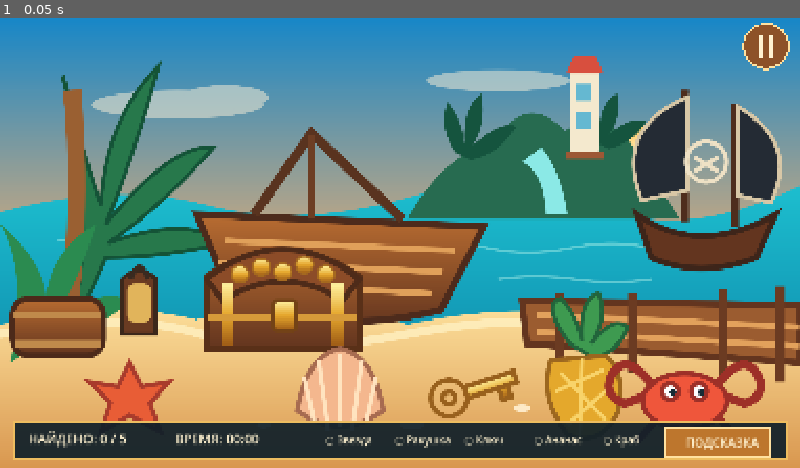
Above: before the commit, frame 1.
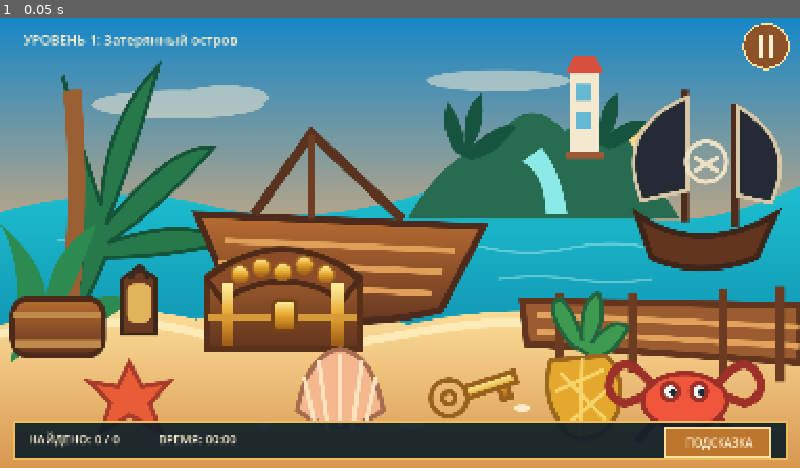
Above: after the commit, the same moment.

Repository: Andrik717/gamegro
Game: Godot game, scene res://main.tscn
The game is run twice, just before and just after one commit, with the same random seed, the same clock (stepped at 60 frames per second) and the same inputs.
Inputs:
- Up to frame 1 (0.05 s): no input

The runs differ from the first frame. In frame 1, 1.2% of the frame differs, in the area x 3-95%, y 3-96%.
Error after the commit: Trying to assign an array of type "Array" to a variable of type "Array[Dictionary]". (res://scripts/game.gd:51)

Commit message:
Add playable second jungle level and level progression

Diff:
--- a/scripts/game.gd
+++ b/scripts/game.gd
@@ -1,18 +1,36 @@
 extends Node2D
 
 const DESIGN := Vector2(1672, 941)
-const BG_PATH := "res://assets/tropical_island.svg"
-const TARGETS := [
-    {"id":"star", "name":"Звезда", "rect":Rect2(180, 710, 180, 170), "patch":Rect2(390, 700, 150, 130)},
-    {"id":"shell", "name":"Ракушка", "rect":Rect2(610, 690, 200, 170), "patch":Rect2(800, 680, 150, 130)},
-    {"id":"key", "name":"Ключ", "rect":Rect2(900, 690, 180, 150), "patch":Rect2(800, 680, 150, 130)},
-    {"id":"pineapple", "name":"Ананас", "rect":Rect2(1120, 650, 190, 220), "patch":Rect2(800, 680, 150, 130)},
-    {"id":"crab", "name":"Краб", "rect":Rect2(1310, 660, 250, 220), "patch":Rect2(800, 680, 150, 130)}
+const LEVELS := [
+    {
+        "title": "Затерянный остров",
+        "background": "res://assets/tropical_island.svg",
+        "targets": [
+            {"id":"star", "name":"Звезда", "rect":Rect2(180,710,180,170)},
+            {"id":"shell", "name":"Ракушка", "rect":Rect2(610,690,200,170)},
+            {"id":"key", "name":"Ключ", "rect":Rect2(900,690,180,150)},
+            {"id":"pineapple", "name":"Ананас", "rect":Rect2(1120,650,190,220)},
+            {"id":"crab", "name":"Краб", "rect":Rect2(1310,660,250,220)}
+        ]
+    },
+    {
+        "title": "Тайна джунглей",
+        "background": "res://assets/levels/jungle_ruins.svg",
+        "targets": [
+            {"id":"jungle_totem", "name":"Резной тотем", "rect":Rect2(170,245,120,115)},
+            {"id":"expedition_journal", "name":"Дневник исследователя", "rect":Rect2(1080,605,145,115)},
+            {"id":"stone_key", "name":"Каменный ключ", "rect":Rect2(1290,205,130,110)},
+            {"id":"golden_idol", "name":"Золотой идол", "rect":Rect2(735,465,130,120)},
+            {"id":"broken_compass", "name":"Сломанный компас", "rect":Rect2(455,645,130,110)}
+        ]
+    }
 ]
 const CREAM := Color("#fff2d0")
 const PANEL := Color(0.055, 0.12, 0.16, 0.92)
 
+var level_index := 0
 var background: Texture2D
+var targets: Array[Dictionary] = []
 var found: Array[String] = []
 var elapsed := 0.0
 var hint_target := -1
@@ -21,11 +39,22 @@
 var won := false
 var hint_rect := Rect2(1390, 855, 220, 62)
 var pause_rect := Rect2(1530, 0, 140, 120)
-var replay_rect := Rect2(665, 545, 340, 78)
+var action_rect := Rect2(665, 545, 340, 78)
 
 func _ready() -> void:
-    background = load(BG_PATH)
+    _load_level(0)
     get_viewport().size_changed.connect(queue_redraw)
+
+func _load_level(index: int) -> void:
+    level_index = clampi(index, 0, LEVELS.size() - 1)
+    background = load(LEVELS[level_index].background)
+    targets = LEVELS[level_index].targets
+    found.clear()
+    elapsed = 0.0
+    hint_target = -1
+    hint_left = 0.0
+    paused = false
+    won = false
     queue_redraw()
 
 func _process(delta: float) -> void:
@@ -45,14 +74,9 @@
     var origin := (view - DESIGN * scale_factor) * 0.5
     draw_set_transform(origin, 0.0, Vector2.ONE * scale_factor)
     draw_texture_rect(background, Rect2(Vector2.ZERO, DESIGN), false)
-
-    for item in TARGETS:
-        if found.has(item.id):
-            draw_texture_rect_region(background, item.rect, item.patch, Color.WHITE, false)
-
     _draw_hud()
     if hint_target >= 0 and hint_left > 0.0:
-        var target_rect: Rect2 = TARGETS[hint_target].rect
+        var target_rect: Rect2 = targets[hint_target].rect
         var pulse := 0.5 + 0.5 * sin(Time.get_ticks_msec() / 120.0)
         draw_rect(target_rect.grow(10), Color(1.0, 0.82, 0.25, 0.25 + pulse * 0.3), false, 7.0)
     if paused and not won:
@@ -63,22 +87,24 @@
     draw_set_transform(Vector2.ZERO, 0.0, Vector2.ONE)
 
 func _draw_hud() -> void:
+    draw_string(ThemeDB.fallback_font, Vector2(48, 55), "УРОВЕНЬ %d: %s" % [level_index + 1, LEVELS[level_index].title], HORIZONTAL_ALIGNMENT_LEFT, -1, 28, CREAM)
     var panel := Rect2(28, 842, 1616, 78)
     draw_rect(panel, PANEL, true)
     draw_rect(panel, Color("#edbd60"), false, 3.0)
     var font := ThemeDB.fallback_font
-    draw_string(font, Vector2(58, 890), "НАЙДЕНО: %d / 5" % found.size(), HORIZONTAL_ALIGNMENT_LEFT, -1, 27, CREAM)
-    draw_string(font, Vector2(365, 890), "ВРЕМЯ: " + _time_text(), HORIZONTAL_ALIGNMENT_LEFT, -1, 27, CREAM)
-    var x := 680.0
-    for item in TARGETS:
+    draw_string(font, Vector2(58, 890), "НАЙДЕНО: %d / %d" % [found.size(), targets.size()], HORIZONTAL_ALIGNMENT_LEFT, -1, 25, CREAM)
+    draw_string(font, Vector2(330, 890), "ВРЕМЯ: " + _time_text(), HORIZONTAL_ALIGNMENT_LEFT, -1, 25, CREAM)
+    var x := 565.0
+    var slot := 155.0
+    for item in targets:
         var done: bool = found.has(item.id)
         var color := Color("#8ee0a1") if done else CREAM
         var mark := "✓ " if done else "○ "
-        draw_string(font, Vector2(x, 890), mark + item.name, HORIZONTAL_ALIGNMENT_LEFT, -1, 21, color)
-        x += 145.0
+        draw_string(font, Vector2(x, 890), mark + item.name, HORIZONTAL_ALIGNMENT_LEFT, -1, 17, color)
+        x += slot
     draw_rect(hint_rect, Color("#bd762d"), true)
     draw_rect(hint_rect, Color("#ffe1a0"), false, 3.0)
-    draw_string(font, Vector2(1432, 896), "ПОДСКАЗКА", HORIZONTAL_ALIGNMENT_LEFT, -1, 25, CREAM)
+    draw_string(font, Vector2(1432, 896), "ПОДСКАЗКА", HORIZONTAL_ALIGNMENT_LEFT, -1, 23, CREAM)
     draw_circle(Vector2(1600, 58), 47, Color("#8d5228"), true)
     draw_circle(Vector2(1600, 58), 47, Color("#ffe1a0"), false, 4.0)
     draw_rect(Rect2(1584, 34, 10, 48), CREAM, true)
@@ -90,12 +116,14 @@
     draw_rect(card, Color("#193b45"), true)
     draw_rect(card, Color("#f7c96b"), false, 5.0)
     var font := ThemeDB.fallback_font
-    draw_string(font, Vector2(585, 405), "ОСТРОВ РАСКРЫЛ СВОИ СЕКРЕТЫ!", HORIZONTAL_ALIGNMENT_LEFT, -1, 34, CREAM)
-    draw_string(font, Vector2(650, 465), "Ты нашёл все сокровища!", HORIZONTAL_ALIGNMENT_LEFT, -1, 30, Color("#bcebd0"))
+    var heading := "ЛОКАЦИЯ ПРОЙДЕНА!" if level_index == 0 else "ДЖУНГЛИ РАСКРЫЛИ СЕКРЕТ!"
+    draw_string(font, Vector2(585, 405), heading, HORIZONTAL_ALIGNMENT_LEFT, -1, 34, CREAM)
+    draw_string(font, Vector2(650, 465), "Ты нашёл все предметы!", HORIZONTAL_ALIGNMENT_LEFT, -1, 30, Color("#bcebd0"))
     draw_string(font, Vector2(760, 510), "Время: " + _time_text(), HORIZONTAL_ALIGNMENT_LEFT, -1, 26, CREAM)
-    draw_rect(replay_rect, Color("#bd762d"), true)
-    draw_rect(replay_rect, Color("#ffe1a0"), false, 3.0)
-    draw_string(font, Vector2(730, 595), "ИГРАТЬ ЕЩЁ", HORIZONTAL_ALIGNMENT_LEFT, -1, 30, CREAM)
+    draw_rect(action_rect, Color("#bd762d"), true)
+    draw_rect(action_rect, Color("#ffe1a0"), false, 3.0)
+    var action_text := "СЛЕДУЮЩИЙ УРОВЕНЬ" if level_index == 0 else "ИГРАТЬ ЕЩЁ"
+    draw_string(font, Vector2(700, 595), action_text, HORIZONTAL_ALIGNMENT_LEFT, -1, 27, CREAM)
 
 func _time_text() -> String:
     var total := int(elapsed)
@@ -109,15 +137,16 @@
         point = event.position
     else:
         return
-
     var view := get_viewport_rect().size
     var scale_factor := minf(view.x / DESIGN.x, view.y / DESIGN.y)
     var origin := (view - DESIGN * scale_factor) * 0.5
     var click_pos := (point - origin) / scale_factor
-
     if won:
-        if replay_rect.has_point(click_pos):
-            _restart()
+        if action_rect.has_point(click_pos):
+            if level_index + 1 < LEVELS.size():
+                _load_level(level_index + 1)
+            else:
+                _load_level(0)
         return
     if pause_rect.has_point(click_pos):
         paused = not paused
@@ -128,31 +157,21 @@
     if hint_rect.has_point(click_pos):
         _hint()
         return
-
-    for i in range(TARGETS.size()):
-        var item: Dictionary = TARGETS[i]
+    for i in range(targets.size()):
+        var item: Dictionary = targets[i]
         if not found.has(item.id) and item.rect.has_point(click_pos):
             found.append(item.id)
             hint_target = -1
             hint_left = 0.0
-            if found.size() == TARGETS.size():
+            if found.size() == targets.size():
                 won = true
             get_viewport().set_input_as_handled()
             queue_redraw()
             return
 
 func _hint() -> void:
-    for i in range(TARGETS.size()):
-        if not found.has(TARGETS[i].id):
+    for i in range(targets.size()):
+        if not found.has(targets[i].id):
             hint_target = i
             hint_left = 3.0
             return
-
-func _restart() -> void:
-    found.clear()
-    elapsed = 0.0
-    hint_target = -1
-    hint_left = 0.0
-    paused = false
-    won = false
-    queue_redraw()
